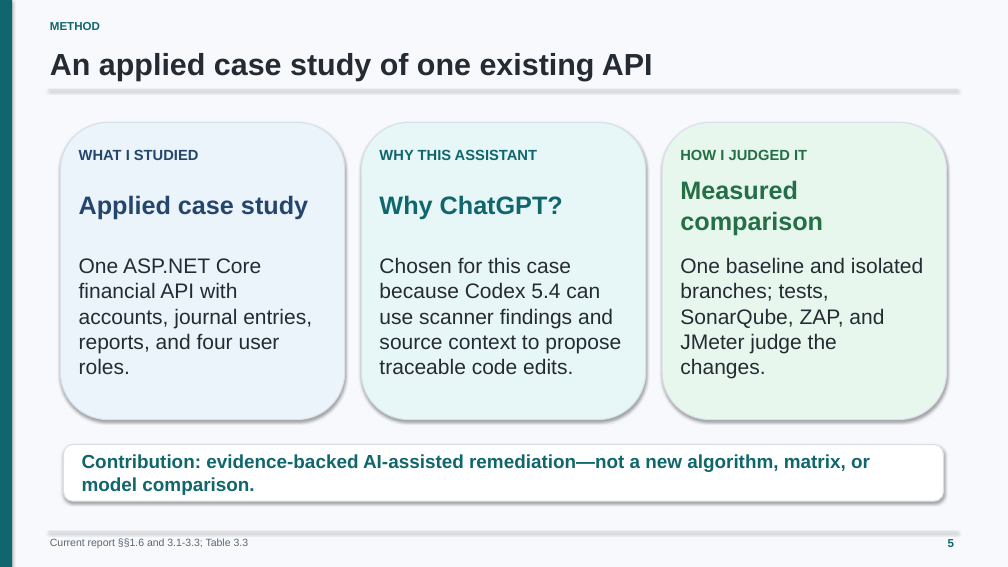
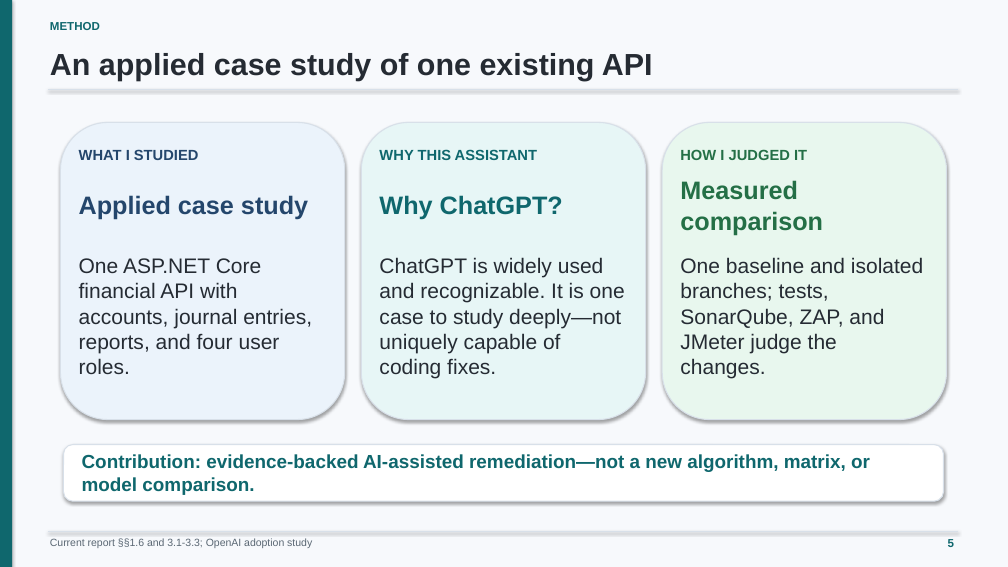
Before and after one commit to minatozaki98/financial-accounting, a slide deck: slide 5 of Document/outputs/final-defense/G6519692_Zaw_Ye_Htut_Ko_Final_Thesis_Defense.pptx. Drawn at 1008x567 pixels with LibreOffice and Linux fonts; fonts in the diff are those of the drawing. Boxes give left, top, right and bottom in pixels: in the first picture for what was removed or moved away, otherwise in the second. Text is boxed around its words. In the diff, an @@ line names an element or a change of style, - is before the commit and + after.

Commit message:
docs: justify ChatGPT as a single case without exclusivity claim

```diff
--- a/Document/outputs/final-defense/G6519692_Zaw_Ye_Htut_Ko_Final_Thesis_Defense.pptx
+++ b/Document/outputs/final-defense/G6519692_Zaw_Ye_Htut_Ko_Final_Thesis_Defense.pptx
@@ text at [379,257,625,378]: text changed @@
-Chosen for this case because Codex 5.4 can use scanner findings and source context to propose traceable code edits.
+ChatGPT is widely used and recognizable. It is one case to study deeply—not uniquely capable of coding fixes.
@@ text at [50,538,312,548]: text changed @@
-Current report §§1.6 and 3.1-3.3; Table 3.3
+Current report §§1.6 and 3.1-3.3; OpenAI adoption study
```
Also in this commit, not shown: 2 other files.
